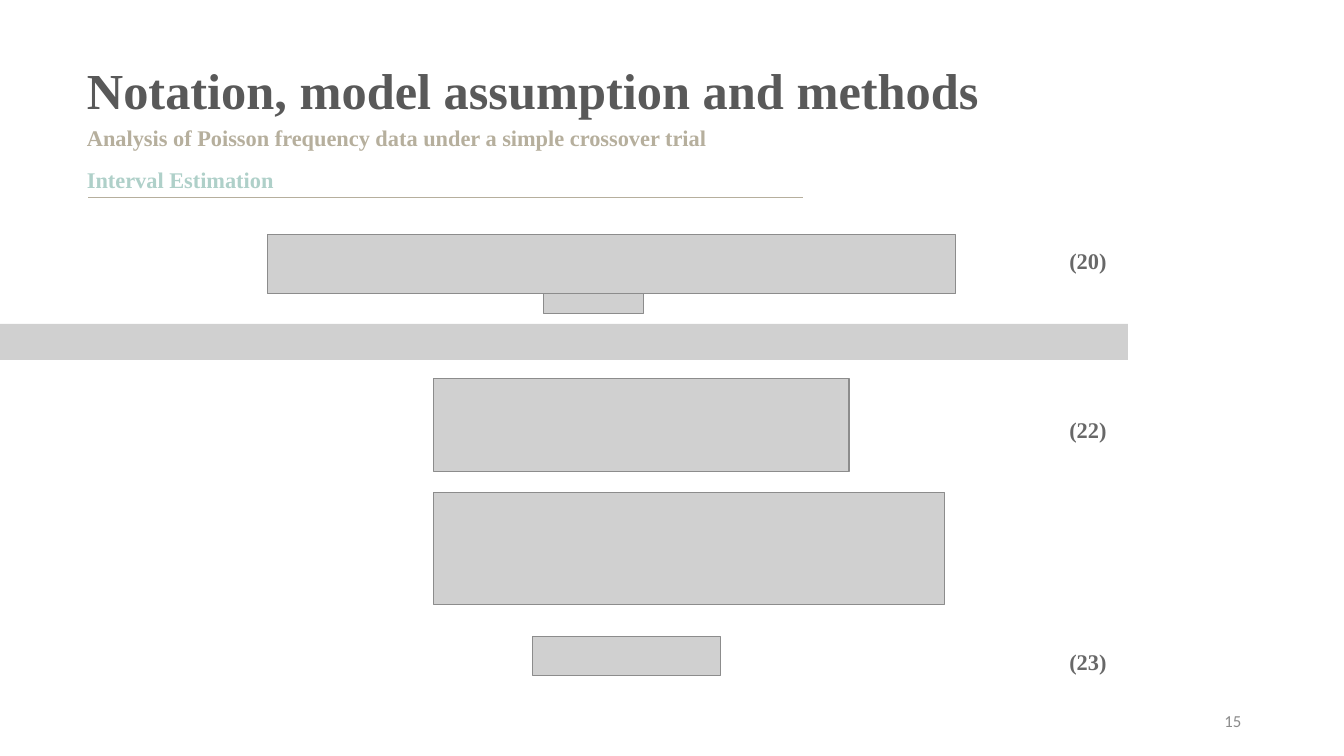
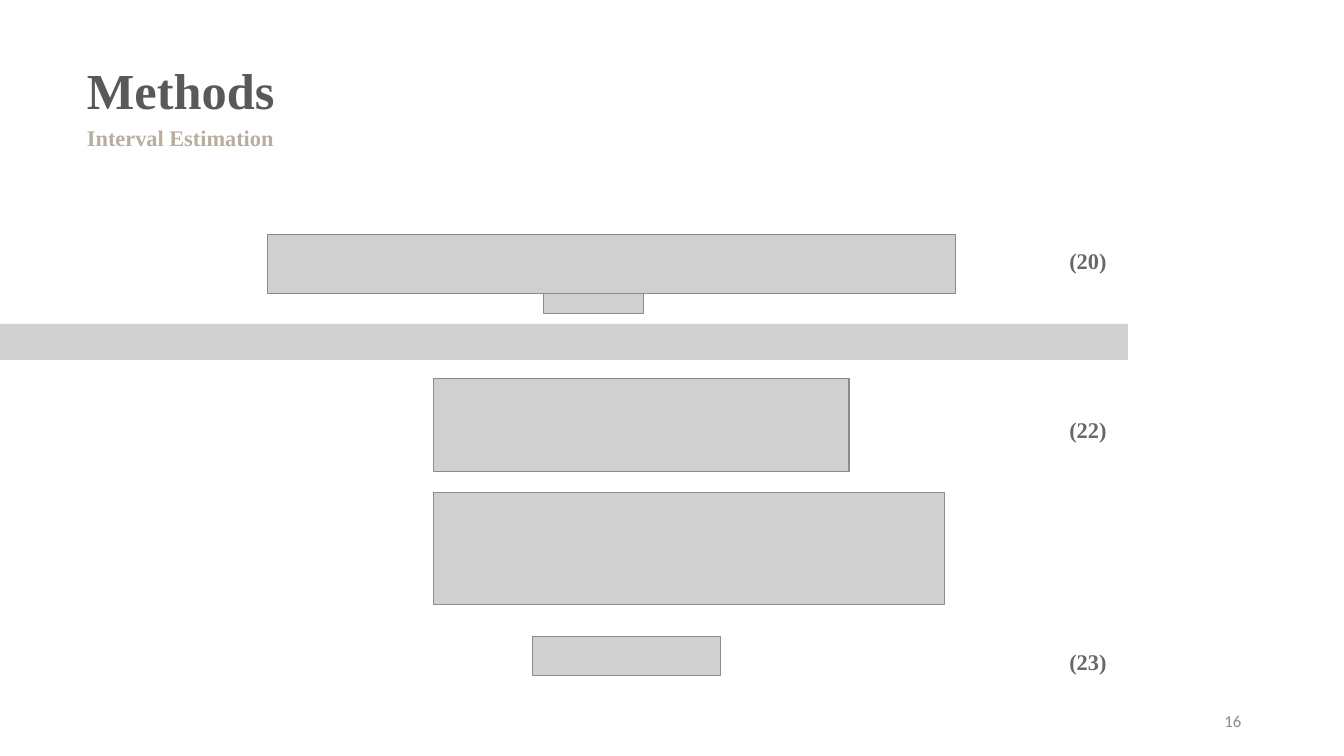
Before and after one commit to SharonLiu716/Study_CrossoverDesign, a slide deck: slide 17 of Seminar.pptx (slide 16 before the commit). Drawn at 1344x756 pixels with LibreOffice and Linux fonts; fonts in the diff are those of the drawing; grey boxes stand for pictures. Boxes give left, top, right and bottom in pixels: in the first picture for what was removed or moved away, otherwise in the second. Text is boxed around its words. In the diff, an @@ line names an element or a change of style, - is before the commit and + after.

```diff
--- a/Seminar.pptx
+++ b/Seminar.pptx
@@ text at (x1=87, y1=74, x2=274, y2=110): text changed @@
-Notation, model assumption and methods
+Methods
@@ text at (x1=87, y1=130, x2=273, y2=146): text changed @@
-Analysis of Poisson frequency data under a simple crossover trial
+Interval Estimation
@@ text removed at (x1=87, y1=172, x2=273, y2=188) @@
-Interval Estimation
@@ line removed from (89, 198) to (804, 198) @@
@@ page number at (x1=1224, y1=716, x2=1241, y2=727): text changed @@
-15
+16
```
Also in this commit, not shown: 22 other slides changed, 7 slides added, 6 slides removed, 11 other files.
